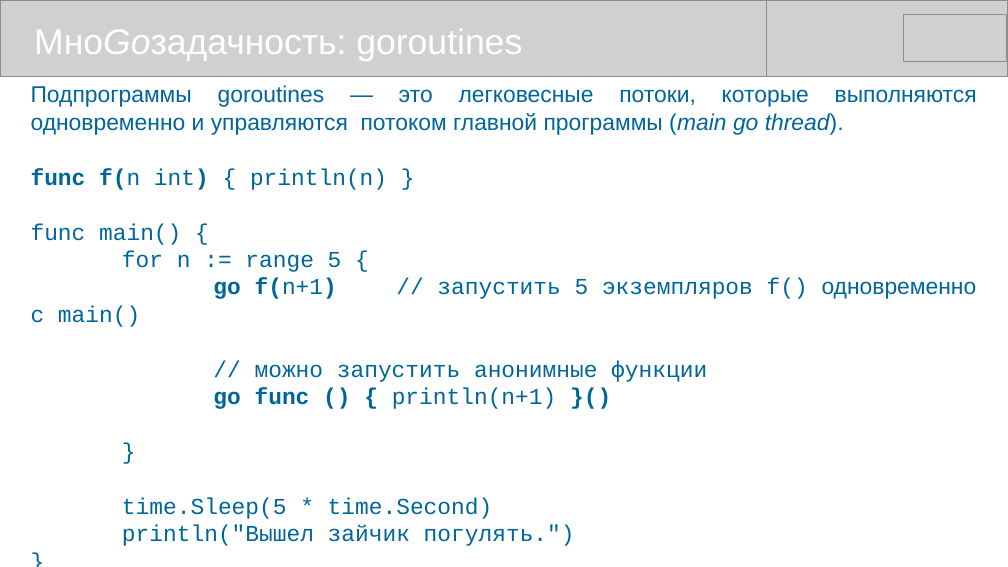
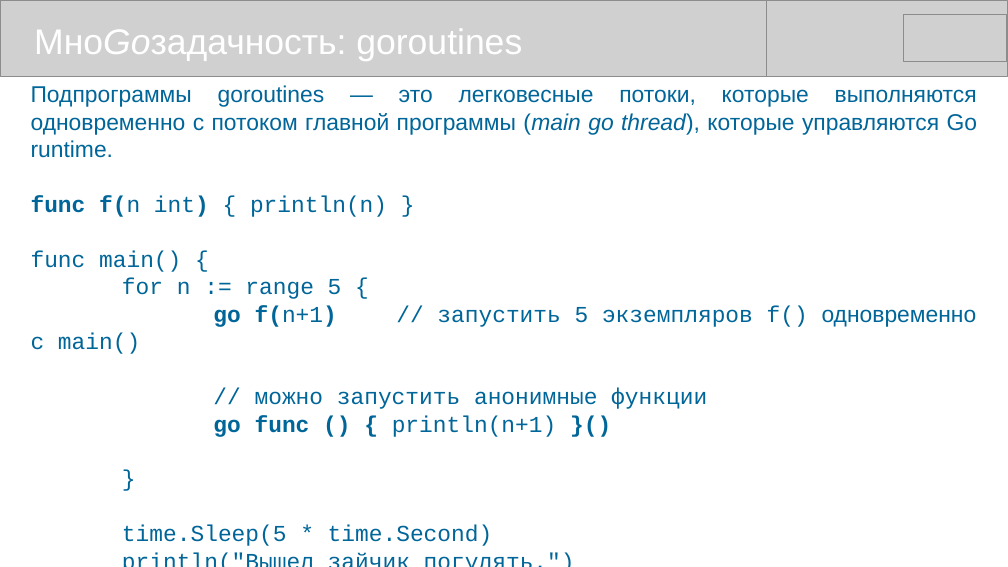
Before and after one commit to mike-shock/Go_language, a slide deck: slide 42 of Go_Preview.odp. Drawn at 1008x567 pixels with LibreOffice and Linux fonts; fonts in the diff are those of the drawing; grey boxes stand for pictures. Boxes give left, top, right and bottom in pixels: in the first picture for what was removed or moved away, otherwise in the second. Text is boxed around its words. In the diff, an @@ line names an element or a change of style, - is before the commit and + after.

```diff
--- a/Go_Preview.odp
+++ b/Go_Preview.odp
@@ text at [31,85,977,158]: text changed @@
-Подпрограммы goroutines — это легковесные потоки, которые выполняются одновременно и управляются потоком главной программы (main go thread).
+Подпрограммы goroutines — это легковесные потоки, которые выполняются одновременно с потоком главной программы (main go thread), которые управляются Go runtime.
```
Also in this commit, not shown: 1 other slide changed, 1 other file.
